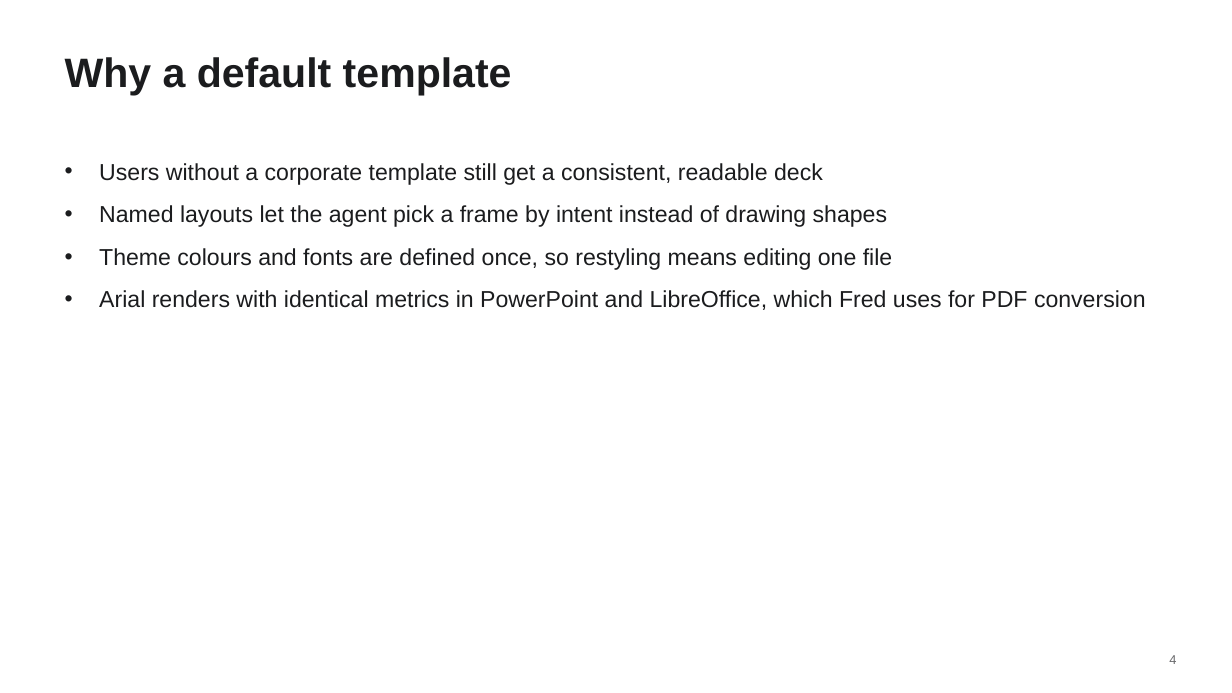
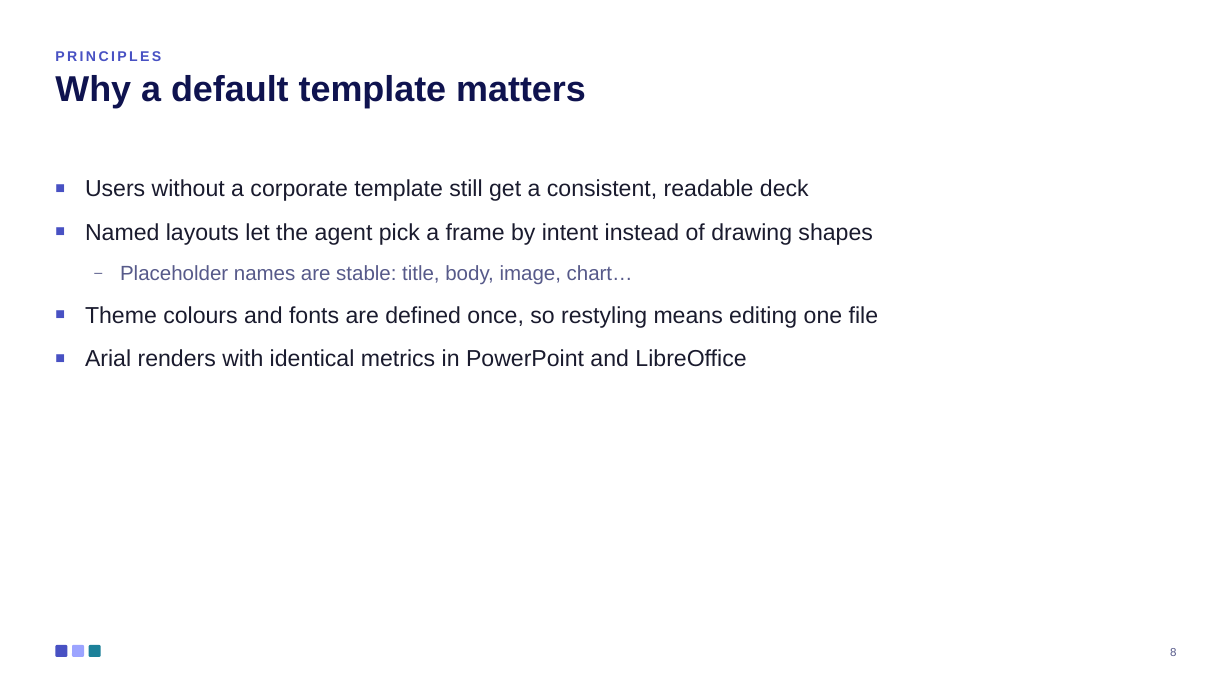
Before and after one commit to ThalesGroup/fred, a slide deck: slide 8 of libs/capabilities/fred-capability-ppt-filler/fred_capability_ppt_filler/builder/assets/fred_template.pptx (slide 4 before the commit). Drawn at 1232x693 pixels with LibreOffice and Linux fonts; fonts in the diff are those of the drawing. Boxes give left, top, right and bottom in pixels: in the first picture for what was removed or moved away, otherwise in the second. Text is boxed around its words. In the diff, an @@ line names an element or a change of style, - is before the commit and + after.

Commit message:
feat(#2679): ship the owner's Fred showcase deck as the built-in template
The table slide's body cells are emptied (header kept) so it reads as a data
table. Test expectations follow the new deck: pattern ids and names, the full
chart slide's caption, the example chart's design, a 3-column table, figure
and takeaway placeholders named on the layout, and a section list added in the
test since the deck has none.

```diff
--- a/libs/capabilities/fred-capability-ppt-filler/fred_capability_ppt_filler/builder/assets/fred_template.pptx
+++ b/libs/capabilities/fred-capability-ppt-filler/fred_capability_ppt_filler/builder/assets/fred_template.pptx
@@ text added at box(55, 51, 161, 61), 11 pt, text #4851C3, bold @@
+PRINCIPLES
@@ title at box(55, 75, 586, 108): text changed; size 32 to 28 pt; text colour #1B1C1E to #0F134F @@
-Why a default template
+Why a default template matters
@@ text "Users without a corporate template ...": place and size @@
-text "Users without a corporate template ..." at box(99, 163, 1146, 310)
+text "Users without a corporate template ..." at box(85, 179, 879, 367)
@@ text at box(85, 179, 879, 328): text colour #1B1C1E to #1A1B2E in "Users without a corporate template still get ...", "Named layouts let the agent pick a ...", "Theme colours and fonts are defined once, ..."; bullet • to ■; line spacing 1 to 1.1; less space between paragraphs @@
@@ text at box(120, 265, 633, 284): paragraph added @@
+  – Placeholder names are stable: title, body, image, chart…
@@ text at box(85, 349, 746, 367): text changed; text colour #1B1C1E to #1A1B2E @@
-• Arial renders with identical metrics in PowerPoint and LibreOffice, which Fred uses for PDF conversion
+■ Arial renders with identical metrics in PowerPoint and LibreOffice
@@ rounded rectangle added at box(55, 645, 67, 657), fill #4851C3 @@
@@ rounded rectangle added at box(72, 645, 84, 657), fill #9CA4FF @@
@@ rounded rectangle added at box(89, 645, 101, 657), fill #1C8199 @@
@@ page number removed at box(1169, 655, 1176, 664) @@
-4
@@ page number added at box(1170, 648, 1176, 656), 9 pt, text #575A8A @@
+8
```
Also in this commit, not shown: 7 other slides changed, 37 slides added, 8 slides removed, 8 other files.
